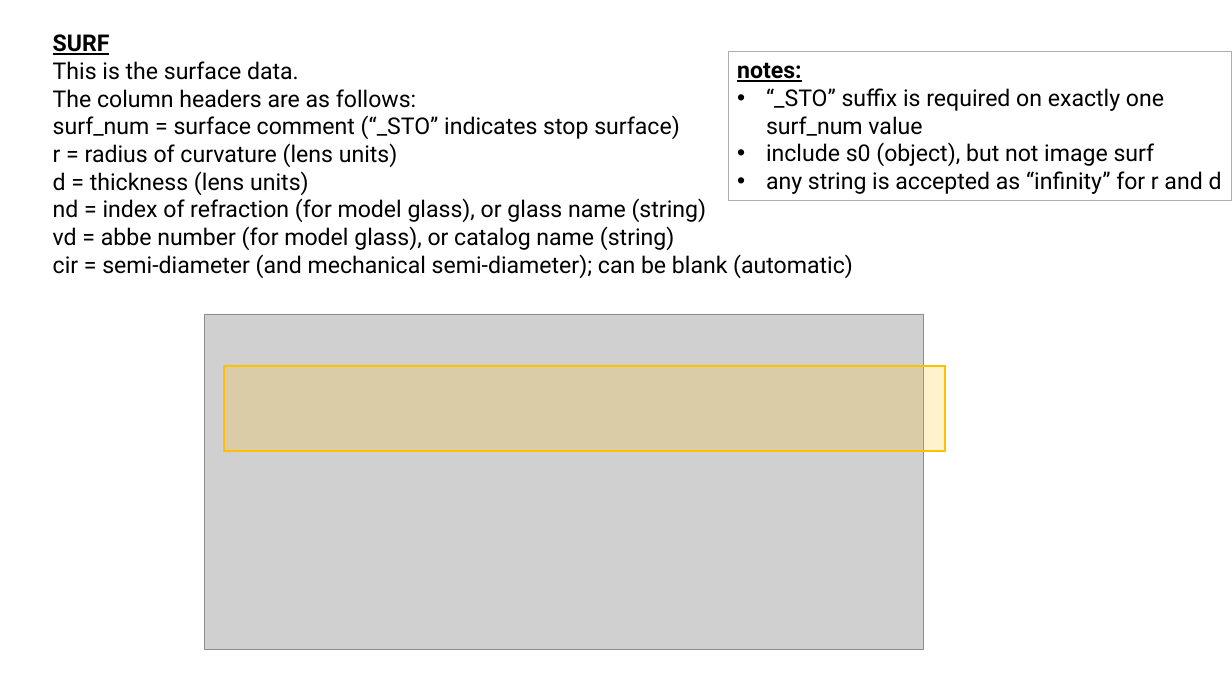
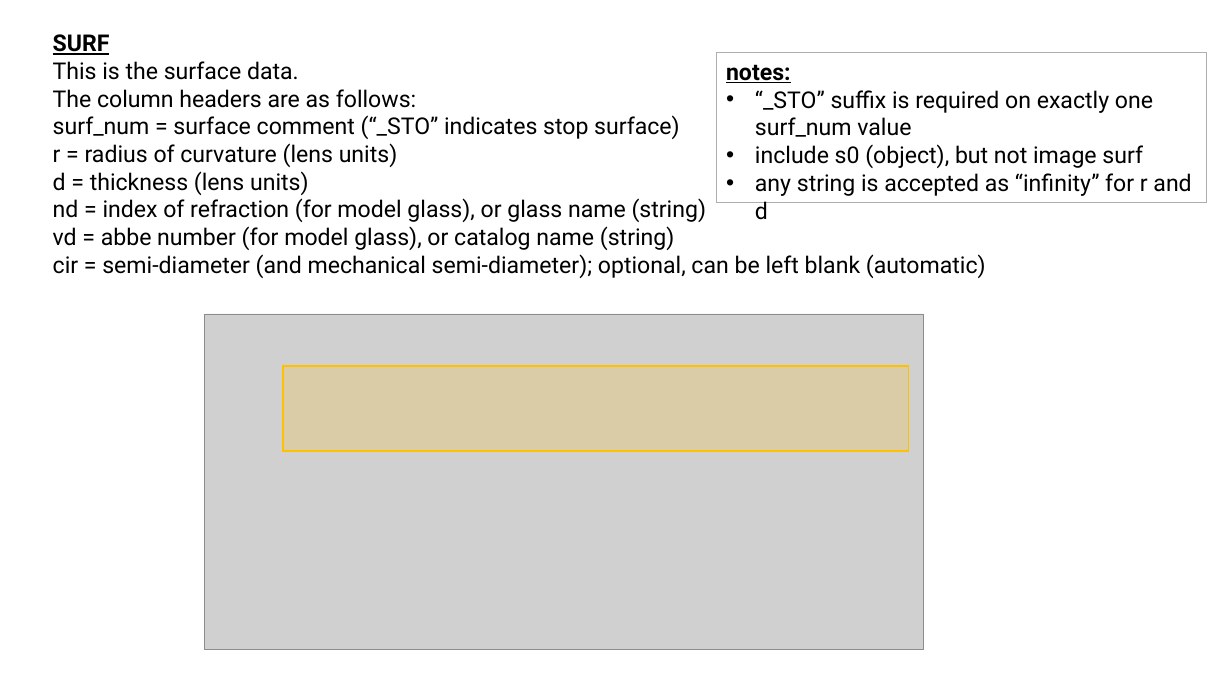
Before and after one commit to ZachDerocher/zemax-xlsx-import, a slide deck: slide 5 of Excel-Format-Guide.pptx (slide 4 before the commit). Drawn at 1232x693 pixels with LibreOffice and Linux fonts; fonts in the diff are those of the drawing; grey boxes stand for pictures. Boxes give left, top, right and bottom in pixels: in the first picture for what was removed or moved away, otherwise in the second. Text is boxed around its words. In the diff, an @@ line names an element or a change of style, - is before the commit and + after.

```diff
--- a/Excel-Format-Guide.pptx
+++ b/Excel-Format-Guide.pptx
@@ rectangle "notes:": place and size @@
-rectangle "notes:" at (728, 51, 1232, 201)
+rectangle "notes:" at (717, 53, 1207, 202)
@@ text at (53, 254, 986, 278): text changed @@
-cir = semi-diameter (and mechanical semi-diameter); can be blank (automatic)
+cir = semi-diameter (and mechanical semi-diameter); optional, can be left blank (automatic)
@@ rectangle: place and size @@
-rectangle at (225, 366, 946, 451)
+rectangle at (283, 366, 909, 451)
```
Also in this commit, not shown: 5 other slides changed, 1 slide added, 23 other files.
